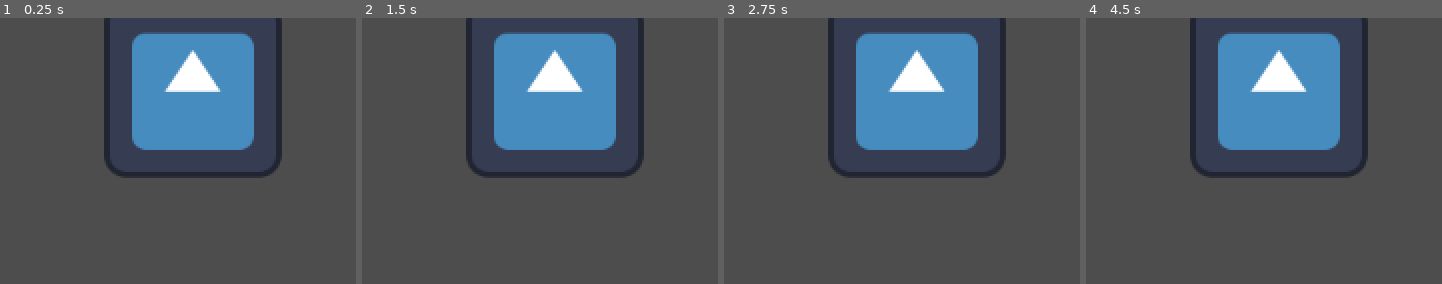
Above: before the commit, frames 1-4 (left to right).
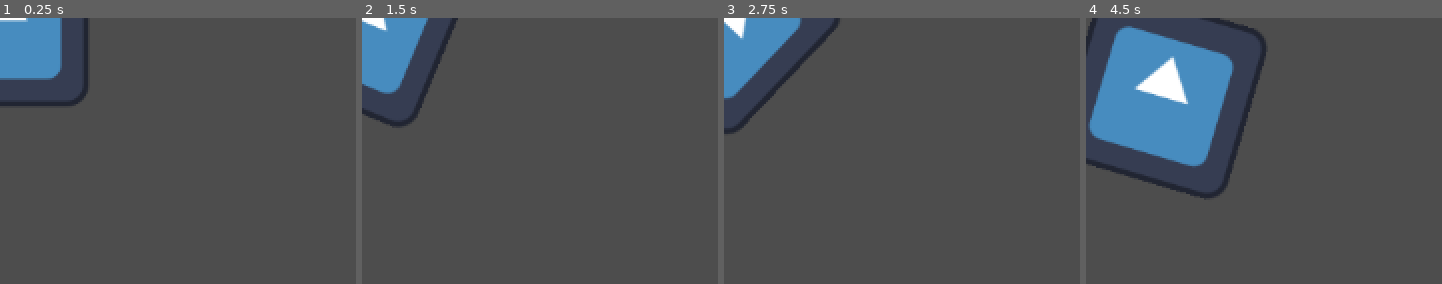
Above: after the commit, the same moments.

Repository: Cmanatron/FishRoguelike
Game: Godot game, scene res://Player/player.tscn
Two runs of this game, one before a commit and one after it. Both use one fixed random seed, a clock stepped at 60 frames per second and the inputs below. The project has no main scene, so this scene is started directly. The engine's default icon, where the game draws it, is replaced by a stand-in: a white triangle on a blue panel in a dark square.
Inputs:
- Up to frame 1 (0.25 s): no input
- Up to frame 2 (1.5 s): tap Enter at 0.5 s; hold D (right) 0.53-1.28 s; tap Space at 1.25 s; hold S (down) from 1.28 s (still down)
- Up to frame 3 (2.75 s): tap Enter at 2 s; release S (down) at 2.03 s; hold D (right) from 2.03 s (still down)
- Up to frame 4 (4.5 s): release D (right) at 2.78 s; hold W (up) 2.78-3.53 s; hold A (left) from 3.53 s (still down)

The runs differ from the first frame. In frame 1, 23% of the frame differs, in the area x 0-80%, y 0-61%; in frame 2, 23%; in frame 3, 23%; in frame 4, 33%, in the area x 0-80%, y 0-69%.

Commit message:
Tank Controls
I decided to make it tank controls

Diff:
--- a/Player/player.gd
+++ b/Player/player.gd
@@ -1,28 +1,29 @@
 extends Node2D
-var speed = 10
-var stopping = 1
+var speed = 30
+var stopping = 5
 @export var health = 10
-@export var air = 100
+@export var airMax = 100
+var air = airMax
+@export var HP = 100
 
 func _physics_process(delta: float) -> void:
-	if Input.is_action_pressed("up"):
-		$CharacterBody2D.velocity.y -= 1
-	elif Input.is_action_pressed("down"):
-		$CharacterBody2D.velocity.y += 1
-	elif Input.is_action_pressed("right"):
-		$CharacterBody2D.velocity.x += 1
-	elif Input.is_action_pressed("left"):
-		$CharacterBody2D.velocity.x -= 1
+	if Input.is_action_pressed("right"):
+		$".".rotation_degrees+= speed*delta
+	if Input.is_action_pressed("left"):
+		$".".rotation_degrees-=speed*delta
+
+	if(Input.is_action_pressed("up")):
+		var dir: Vector2 = Vector2.from_angle(self.rotation)
+		$".".velocity = dir * speed*3
 	else:
-		if($CharacterBody2D.velocity.x != 0):
-			if($CharacterBody2D.velocity.x >0):
-				$CharacterBody2D.velocity.x -= stopping
+		if ($".".velocity.x !=0):
+			if($".".velocity.x >0):
+				$".".velocity.x -= stopping
 			else:
-				$CharacterBody2D.velocity.x += stopping
-		if($CharacterBody2D.velocity.y != 0):
-			if($CharacterBody2D.velocity.y >0):
-				$CharacterBody2D.velocity.y -= stopping
+				$".".velocity.x += stopping
+		if ($".".velocity.y !=0):
+			if($".".velocity.y >0):
+				$".".velocity.y -= stopping
 			else:
-				$CharacterBody2D.velocity.y += stopping
-
-		$CharacterBody2D.move_and_slide()
+				$".".velocity.y += stopping
+	$".".move_and_slide()
--- a/Player/player.tscn
+++ b/Player/player.tscn
@@ -7,14 +7,11 @@
 radius = 16.0
 height = 52.0
 
-[node name="Player" type="Node2D" unique_id=1694651057]
+[node name="Player" type="CharacterBody2D" unique_id=1643441324]
 script = ExtResource("1_l8h54")
 
-[node name="CharacterBody2D" type="CharacterBody2D" parent="." unique_id=707304370]
-
-[node name="CollisionShape2D" type="CollisionShape2D" parent="CharacterBody2D" unique_id=767174944]
-position = Vector2(139, 51)
+[node name="CollisionShape2D" type="CollisionShape2D" parent="." unique_id=767174944]
 shape = SubResource("CapsuleShape2D_4ntmi")
 
-[node name="Sprite2D" type="Sprite2D" parent="CharacterBody2D/CollisionShape2D" unique_id=75875578]
+[node name="Sprite2D" type="Sprite2D" parent="CollisionShape2D" unique_id=75875578]
 texture = ExtResource("2_4ntmi")
